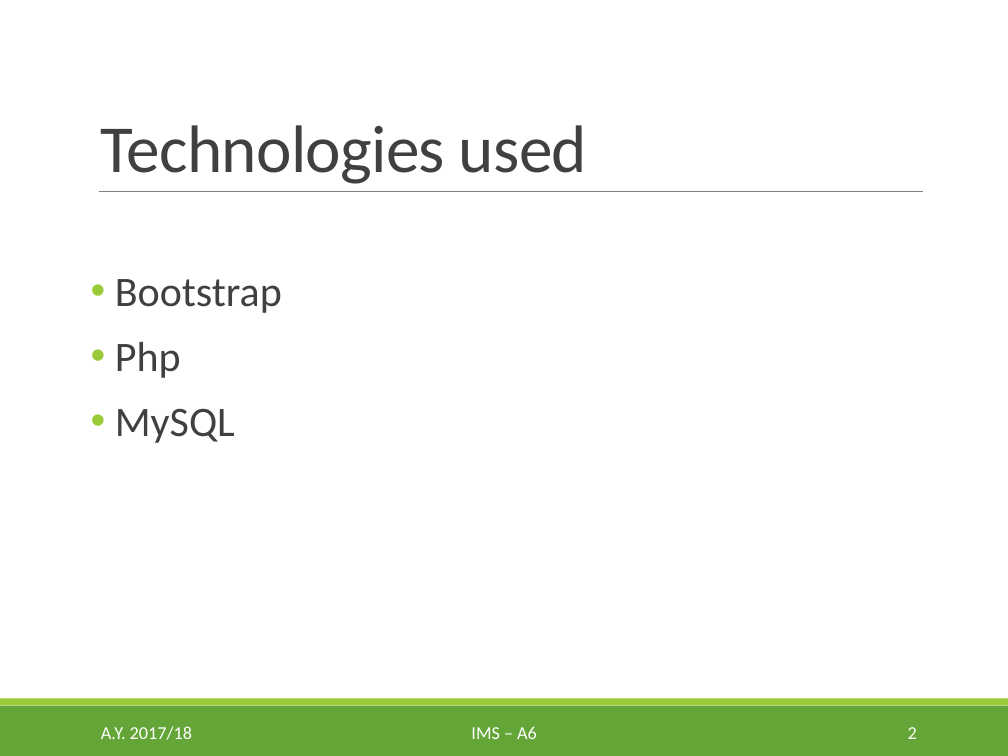
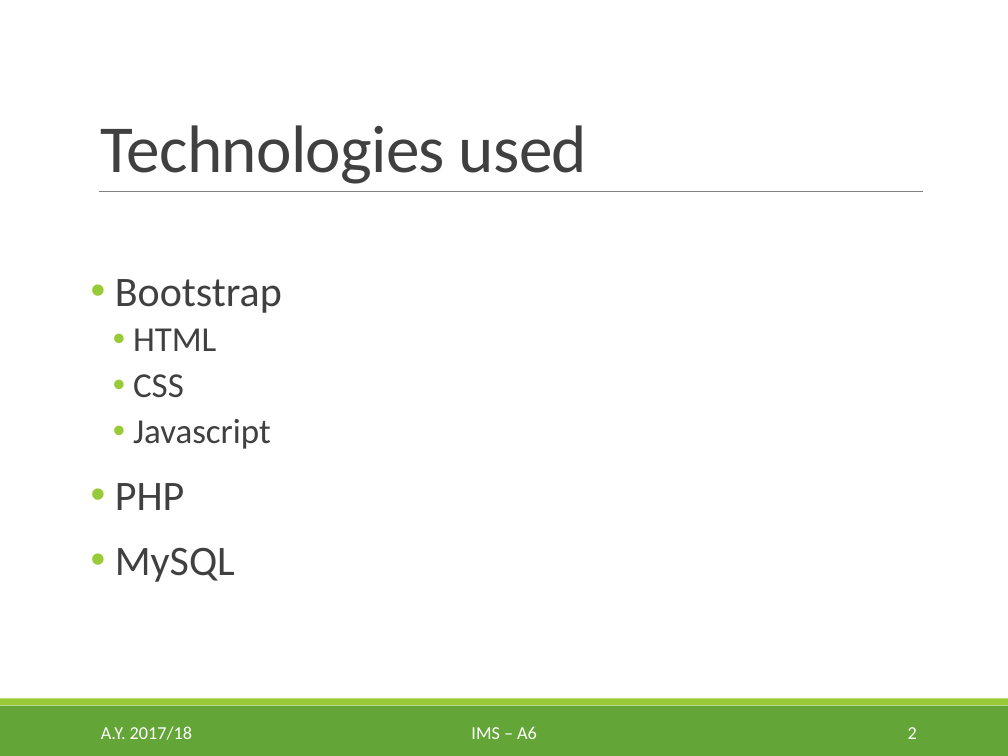
Before and after one commit to egcmi/IMS_project, a slide deck: slide 2 of Presentations/2. Intermediate presentation/IMS_A_6_Intermediate_Presentation.pptx. Drawn at 1008x756 pixels with LibreOffice and Linux fonts; fonts in the diff are those of the drawing. Boxes give left, top, right and bottom in pixels: in the first picture for what was removed or moved away, otherwise in the second. Text is boxed around its words. In the diff, an @@ line names an element or a change of style, - is before the commit and + after.

```diff
--- a/Presentations/2. Intermediate presentation/IMS_A_6_Intermediate_Presentation.pptx
+++ b/Presentations/2. Intermediate presentation/IMS_A_6_Intermediate_Presentation.pptx
@@ text at [115, 328, 271, 510]: text changed; size 30 to 25 pt @@
-• Php
+  • HTML
+  • CSS
+  • Javascript
+• PHP
```
Also in this commit, not shown: 4 other slides changed, 1 slide added, 9 other files.
